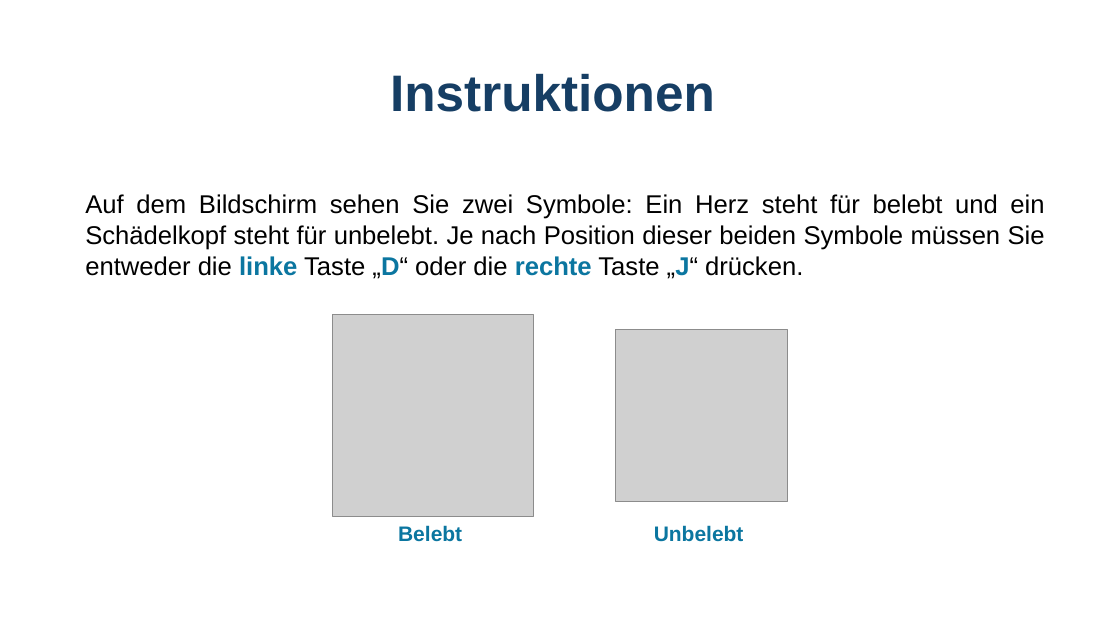
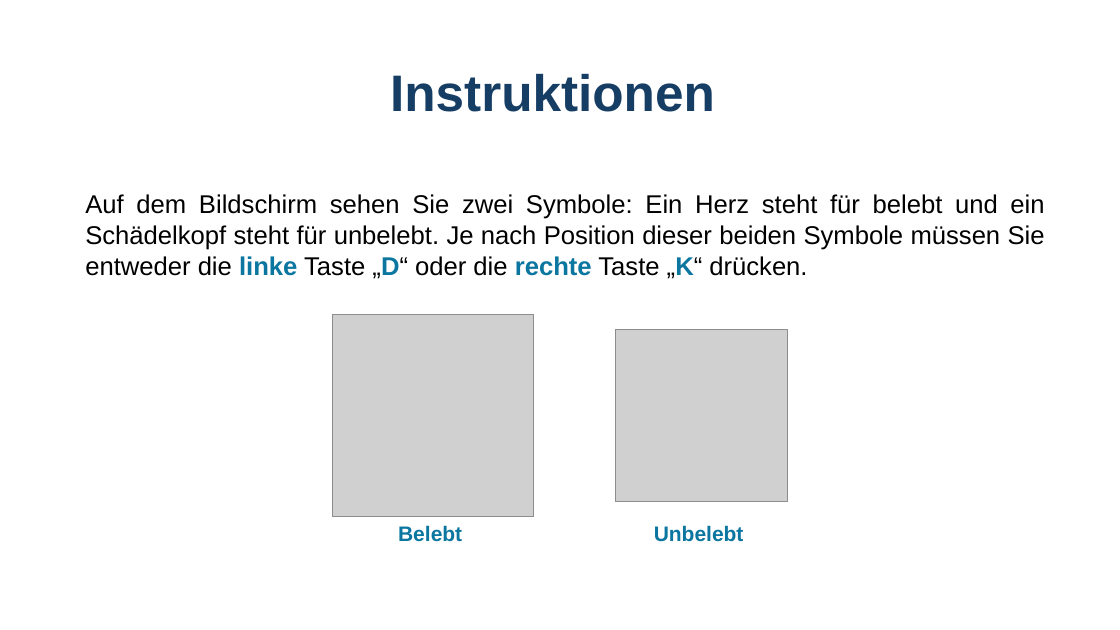
Before and after one commit to GidonFrischkorn/Ambizione-IndividualDifferencesStudy, a slide deck: slide 3 of tasks/word-judgement-changingSR/assets/Instructions_wordschangeSR.pptx. Drawn at 1120x630 pixels with LibreOffice and Linux fonts; fonts in the diff are those of the drawing; grey boxes stand for pictures. Boxes give left, top, right and bottom in pixels: in the first picture for what was removed or moved away, otherwise in the second. Text is boxed around its words. In the diff, an @@ line names an element or a change of style, - is before the commit and + after.

```diff
--- a/tasks/word-judgement-changingSR/assets/Instructions_wordschangeSR.pptx
+++ b/tasks/word-judgement-changingSR/assets/Instructions_wordschangeSR.pptx
@@ text at box(85, 194, 1045, 279): text changed @@
-Auf dem Bildschirm sehen Sie zwei Symbole: Ein Herz steht für belebt und ein Schädelkopf steht für unbelebt. Je nach Position dieser beiden Symbole müssen Sie entweder die linke Taste „D“ oder die rechte Taste „J“ drücken.
+Auf dem Bildschirm sehen Sie zwei Symbole: Ein Herz steht für belebt und ein Schädelkopf steht für unbelebt. Je nach Position dieser beiden Symbole müssen Sie entweder die linke Taste „D“ oder die rechte Taste „K“ drücken.
```
Also in this commit, not shown: 2 other slides changed, 5 other files.
